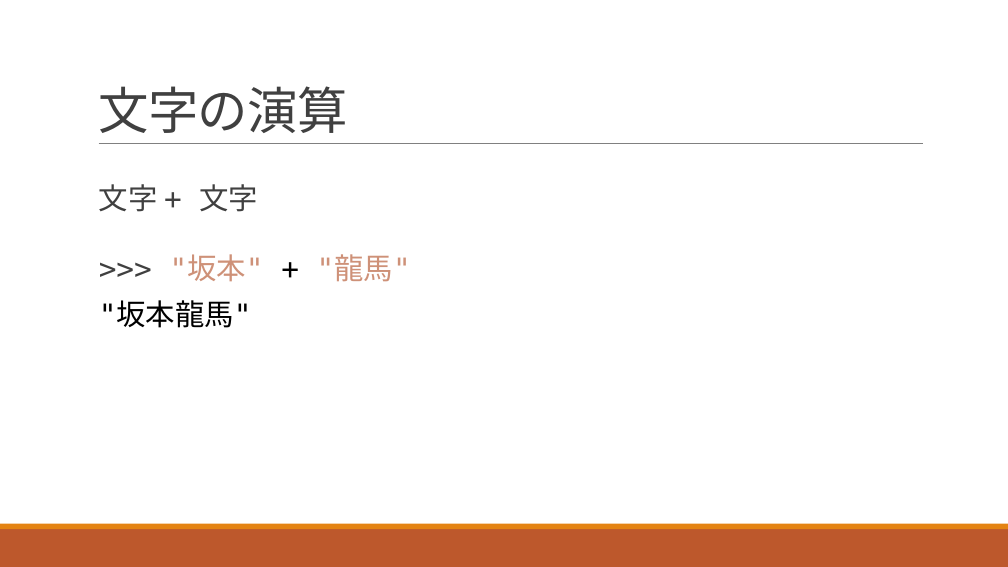
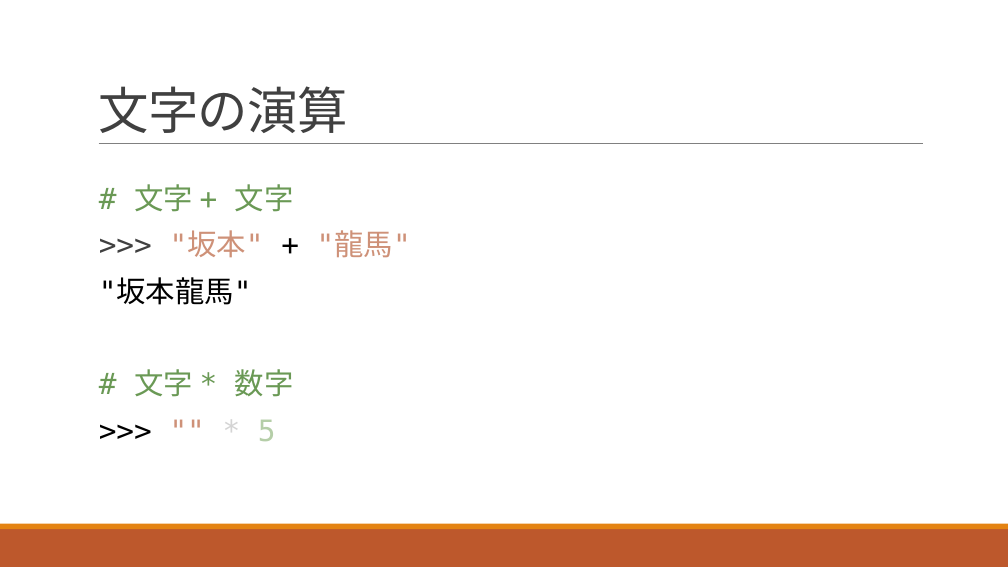
Before and after one commit to navy1634/Teach, a slide deck: slide 20 of 20230530/unit1.pptx. Drawn at 1008x567 pixels with LibreOffice and Linux fonts; fonts in the diff are those of the drawing. Boxes give left, top, right and bottom in pixels: in the first picture for what was removed or moved away, otherwise in the second. Text is boxed around its words. In the diff, an @@ line names an element or a change of style, - is before the commit and + after.

Commit message:
unit01 add 文字と数字

```diff
--- a/20230530/unit1.pptx
+++ b/20230530/unit1.pptx
@@ text at box(134, 184, 294, 212): text changed; text colour #404040 to #6A9955 @@
-  文字 + 文字
+  # 文字 + 文字
@@ text at box(134, 369, 294, 441): paragraphs added @@
+  # 文字 * 数字
+  >>> "" * 5
```
Also in this commit, not shown: 4 other slides changed, 2 slides added, 1 other file.
